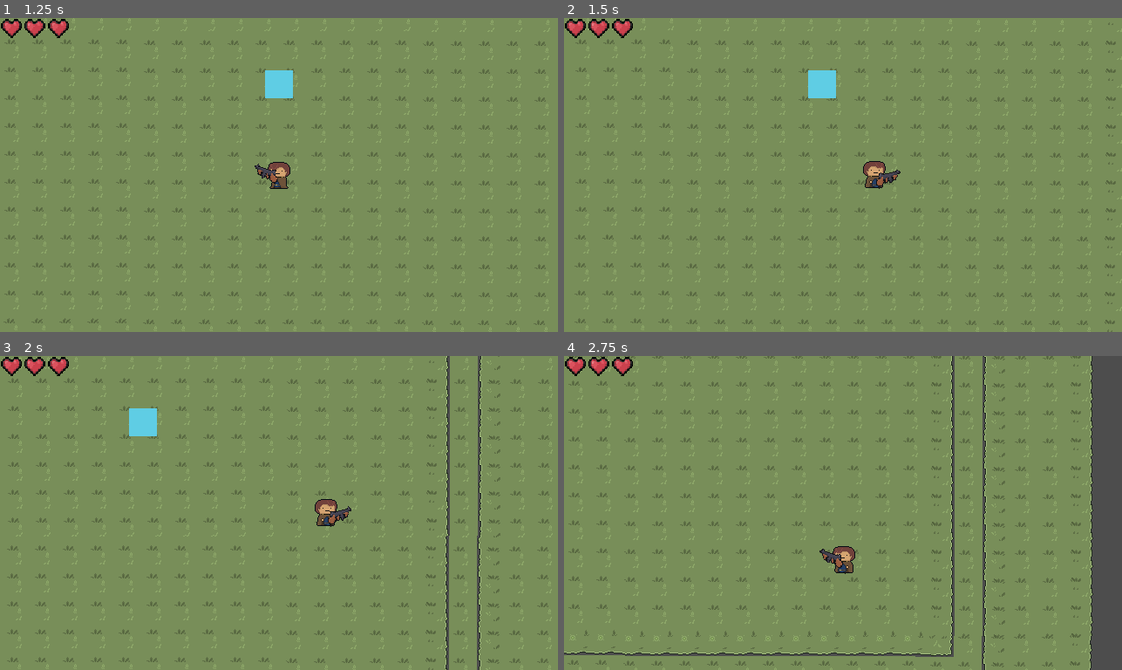
Above: before the commit, frames 1-4 (two rows, left to right).
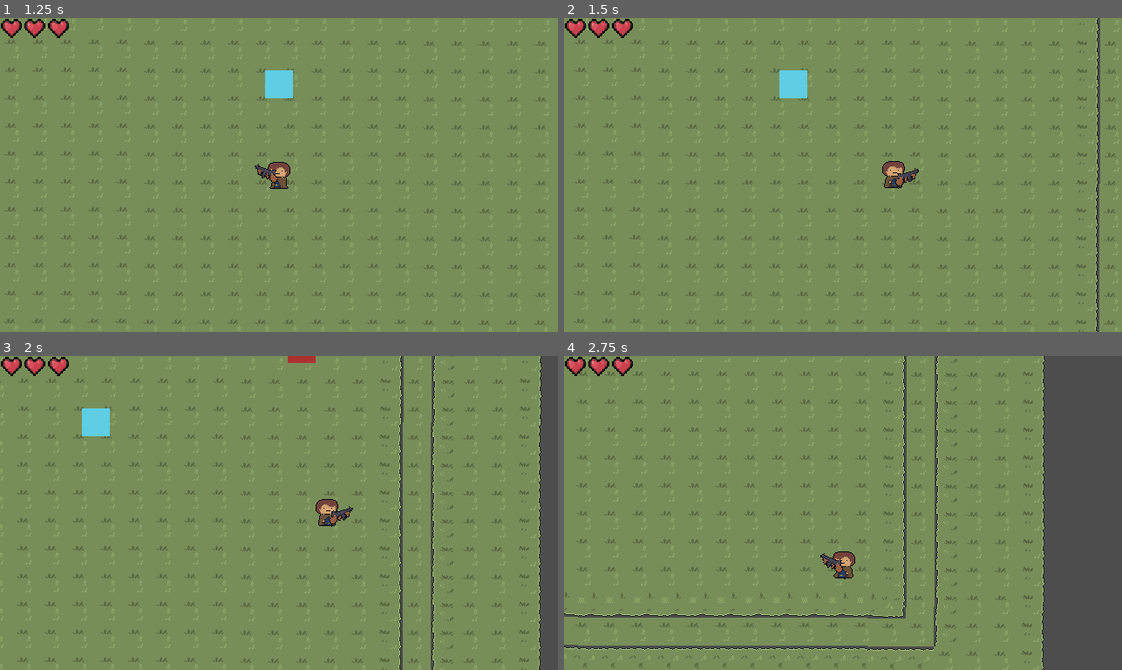
Above: after the commit, the same moments.

Repository: Douuurado/Foreign-lands
Game: Godot game, scene res://systems/core/main.tscn
Two runs of this game, one before a commit and one after it. Both use one fixed random seed, a clock stepped at 60 frames per second and the inputs below.
Inputs (mouse positions are in pixels of both pictures, inside the frame that each line leads up to):
- Up to frame 1 (1.25 s): click "Play" at 0.5 s
- Up to frame 2 (1.5 s): tap Enter (ui_accept) at 1.25, 1.35 s; move the mouse to (965, 159) at 1.27 s; hold Right (ui_right) from 1.28 s (still down)
- Up to frame 3 (2 s): keep holding Right (ui_right); tap Enter (ui_accept) at 1.52, 1.82 s
- Up to frame 4 (2.75 s): move the mouse to (731, 528) at 2.02 s; release Right (ui_right) at 2.03 s; hold Down (ui_down) from 2.03 s (still down); tap E (interact) at 2.1 s; tap Enter (ui_accept) at 2.27, 2.3, 2.57 s

Frame 1 is identical in both runs. In frame 2, 5.3% of the frame differs, in the area x 1-99%, y 0-100%; in frame 3, 13%; in frame 4, 20%, in the area x 0-95%, y 0-100%.

Commit message:
revisão do dash

Diff:
--- a/scenes/player/player.gd
+++ b/scenes/player/player.gd
@@ -7,11 +7,31 @@
 ## Tempo de duração (em segundos) do estado de invulnerabilidade após ser atingido.
 var invulnerability_time = 0.5
 
+## Velocidade máxima base do dash
+const DASH_SPEED = 800.0
+## Duração de tempo do dash (0.1 da velocidade = 80 pixels)
+const DASH_DURATION = 0.1
+## Duração de tempo até poder usar outro dash
+const DASH_COOLDOWN = 0.5
+
+## Controla a movimentação do dash
+var is_dashing = false
+## Controla se o dash pode ocorrer de novo ou não
+var can_dash = true
+##  Inicializa a direção do dash no vetor (0,0)
+var dash_direction = Vector2.ZERO
+
 ## Referência ao nó de sprite que renderiza o corpo do personagem.
 @onready var player_sprite = get_node("Body")
 
 ## Inicializa e atualiza movimentação e posição do mouse e sprite a cada frame de física.
 func _physics_process(_delta: float) -> void:
+	# Realiza a movimentação do dash quando ativado
+	if is_dashing:
+		velocity = dash_direction * DASH_SPEED
+		move_and_slide()
+		return
+
 	# Captura os inputs do teclado ou controle (A, D, W, S / Setas)
 	var direction := Input.get_vector("ui_left", "ui_right", "ui_up", "ui_down")
 
@@ -30,6 +50,12 @@
 	else:
 		velocity.x = move_toward(velocity.x, 0, SPEED)
 		velocity.y = move_toward(velocity.y, 0, SPEED)
+
+	if Input.is_action_just_pressed("ui_accept") and can_dash:
+		if direction != Vector2.ZERO:
+			start_dash(direction)
+		else:
+			start_dash(Vector2.RIGHT)
 
 	# Atualiza os sprites e direções da animação com base na posição do mouse e movimento
 	update_animation(direction_to_mouse, velocity.length() > 1.0)
@@ -75,3 +101,27 @@
 		# Aguarda o fim do tempo de invulnerabilidade
 		await get_tree().create_timer(invulnerability_time).timeout
 		invulnerable = false
+
+## Configura o estado do dash (liga ou desliga o dash)
+func start_dash(direction: Vector2) -> void:
+	# Liga as variáveis do estado do dash
+	can_dash = false
+	is_dashing = true
+
+	# Normaliza a direção para torná-la tamanho 1 (evita diagonais crescerem rápido)
+	dash_direction = direction.normalized()
+
+	# Torna o jogador invunerável durante o dash
+	invulnerable = true
+
+	# Duração de tempo que o dash se manterá ativo
+	await get_tree().create_timer(DASH_DURATION).timeout
+
+	# Desliga as variáveis do estado do dash
+	is_dashing = false
+	invulnerable = false
+
+	# Espera o cooldown
+	await get_tree().create_timer(DASH_COOLDOWN).timeout
+
+	can_dash = true
